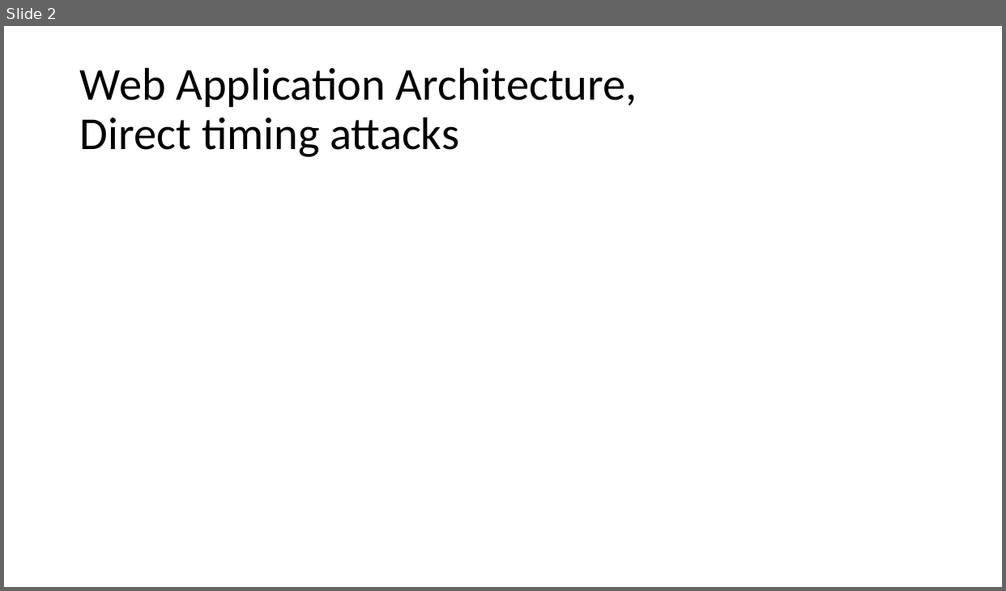
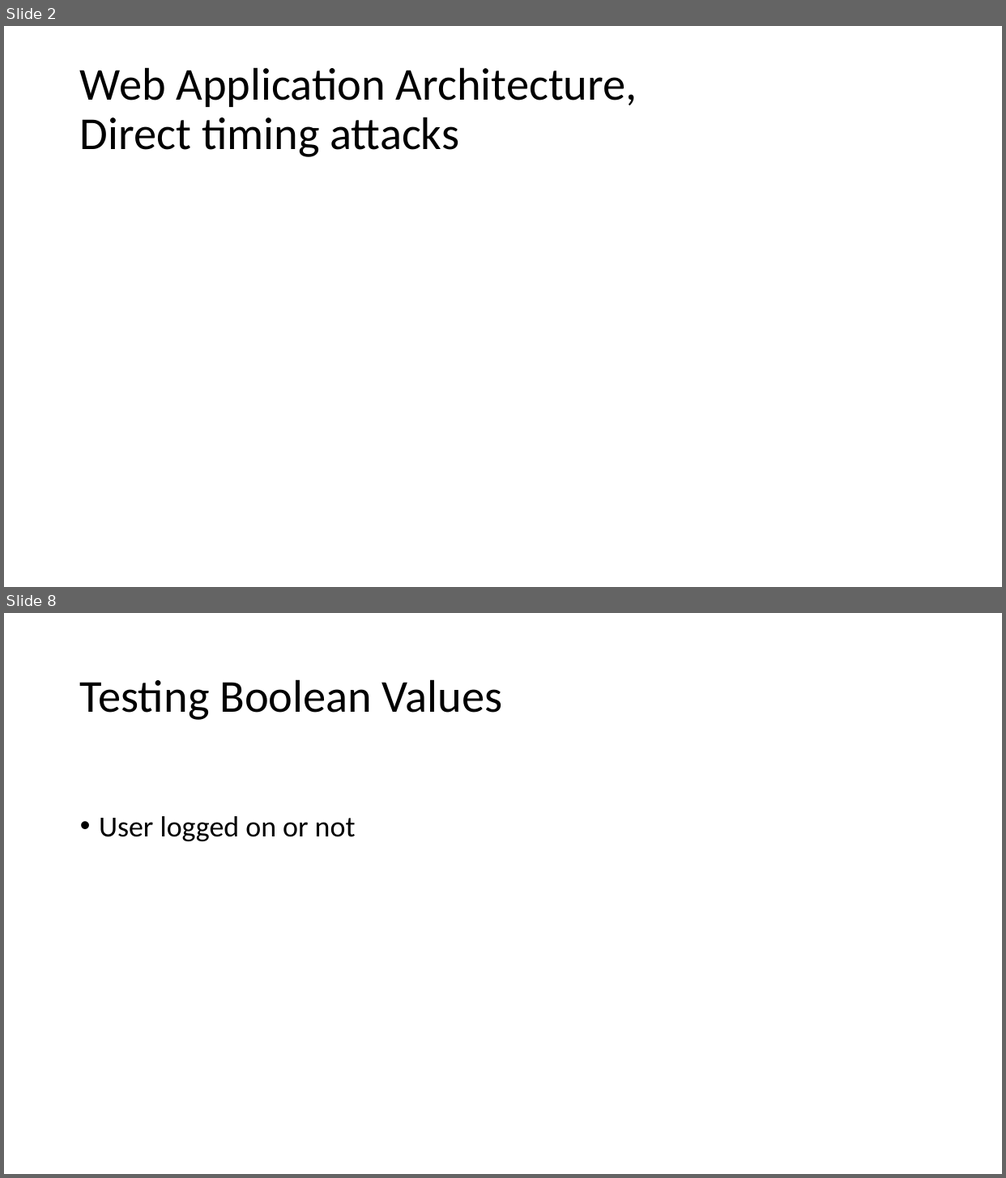
Before and after one commit to PtxDK/PCS, a slide deck: PCS_Press.pptx. Shown one above the other, each under a label of ours: slide 2 before the commit, slides 2 and 8 after it; the slides between them are not shown. The pictures are 1006x591 and 1006x1178 pixels, drawn with LibreOffice and Linux fonts; fonts in the diff are those of the drawing. Boxes give left, top, right and bottom in pixels: in the first picture for what was removed or moved away, otherwise in the second. Text is boxed around its words. In the diff, an @@ line names an element or a change of style, - is before the commit and + after.

```diff
--- a/PCS_Press.pptx
+++ b/PCS_Press.pptx
@@ slide 8 added at <box>4,613,1002,1174</box>, background #FFFFFF @@
@@ title added at <box>80,679,503,720</box>, 44 pt, text #000000 @@
+Testing Boolean Values
@@ text added at <box>99,816,356,841</box>, 28 pt, text #000000 @@
+• User logged on or not
```
Also in this commit, not shown: 4 slides changed, 3 other slides added.
